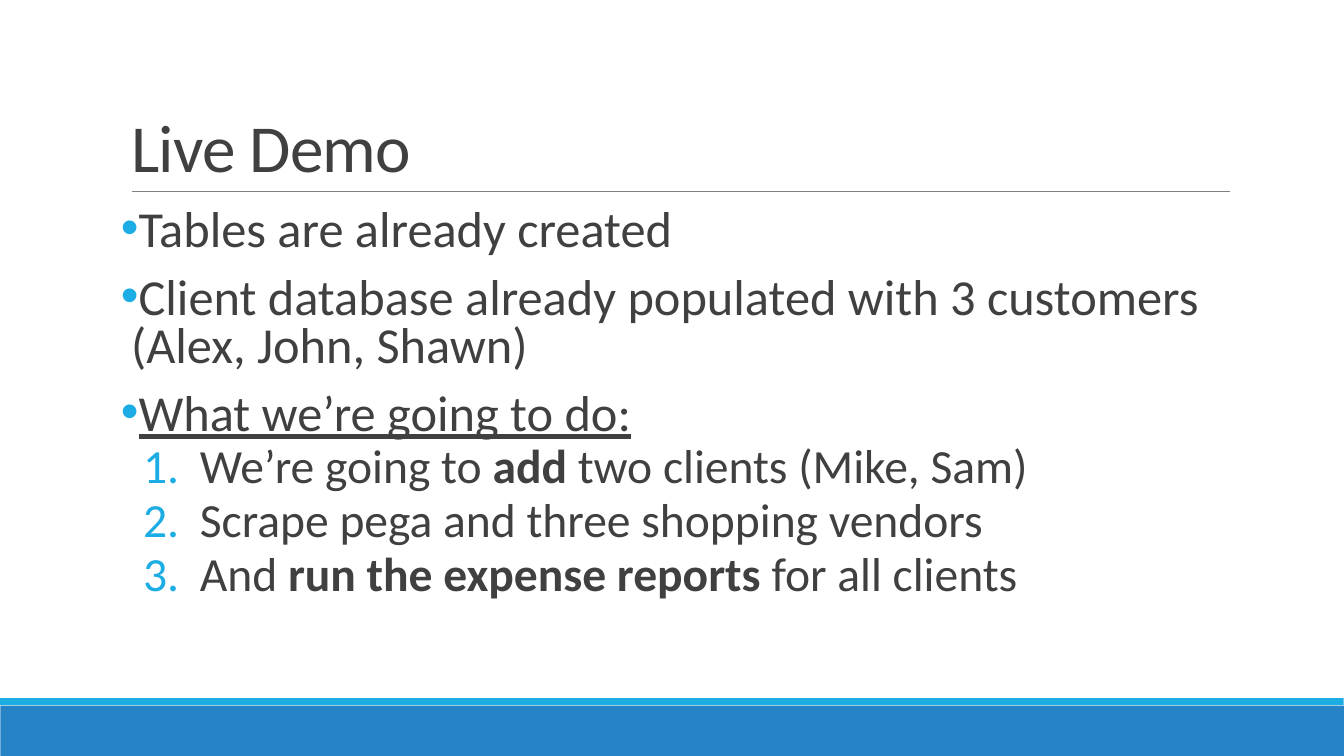
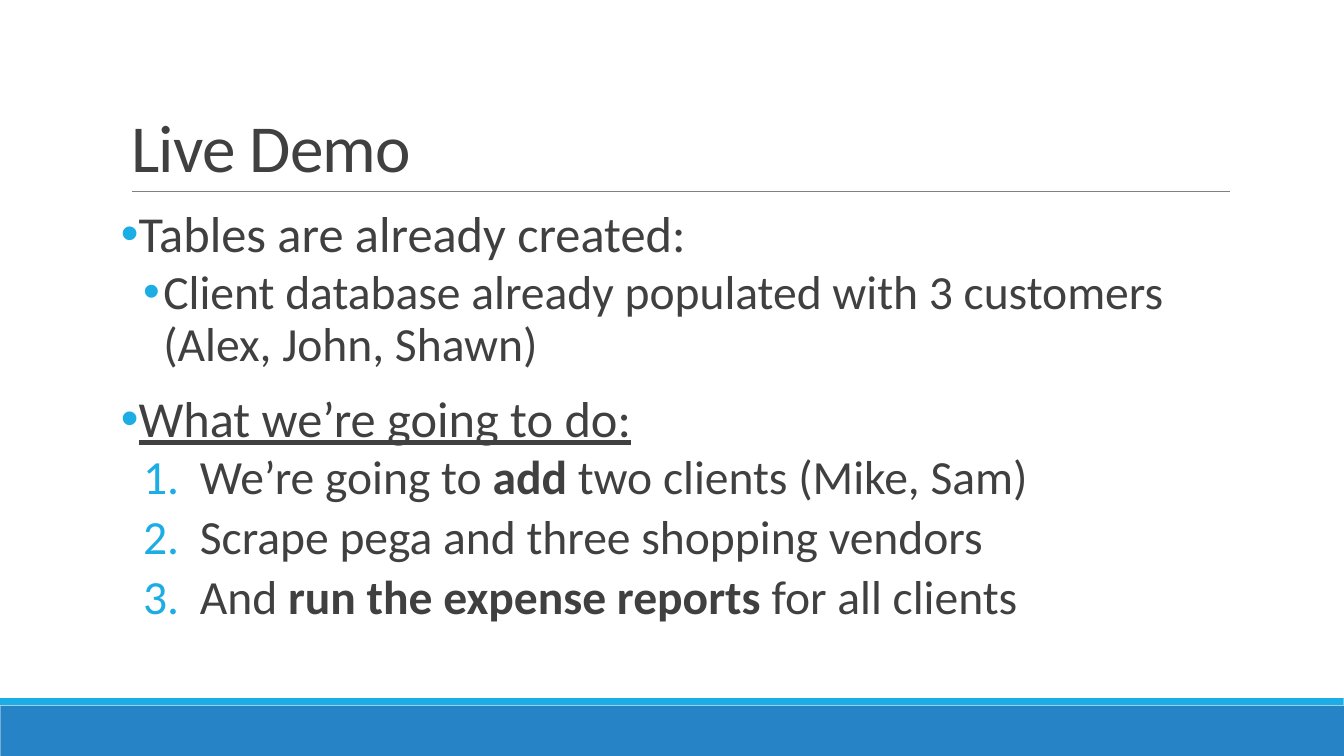
Before and after one commit to 210927-Reston-UiPath/Yu_T-P1-3NF, a slide deck: slide 4 of P1 presentation.pptx. Drawn at 1344x756 pixels with LibreOffice and Linux fonts; fonts in the diff are those of the drawing. Boxes give left, top, right and bottom in pixels: in the first picture for what was removed or moved away, otherwise in the second. Text is boxed around its words. In the diff, an @@ line names an element or a change of style, - is before the commit and + after.

```diff
--- a/P1 presentation.pptx
+++ b/P1 presentation.pptx
@@ text at (139,217,685,260): text changed @@
-• Tables are already created
+• Tables are already created:
@@ text at (139,276,1164,622): size 36 to 34 pt in "Client database already populated with 3 customers ..."; list level 1 to 2 in "Client database already populated with ..."; line spacing 0.8 to 0.9 @@
```
Also in this commit, not shown: 1 other slide changed.
